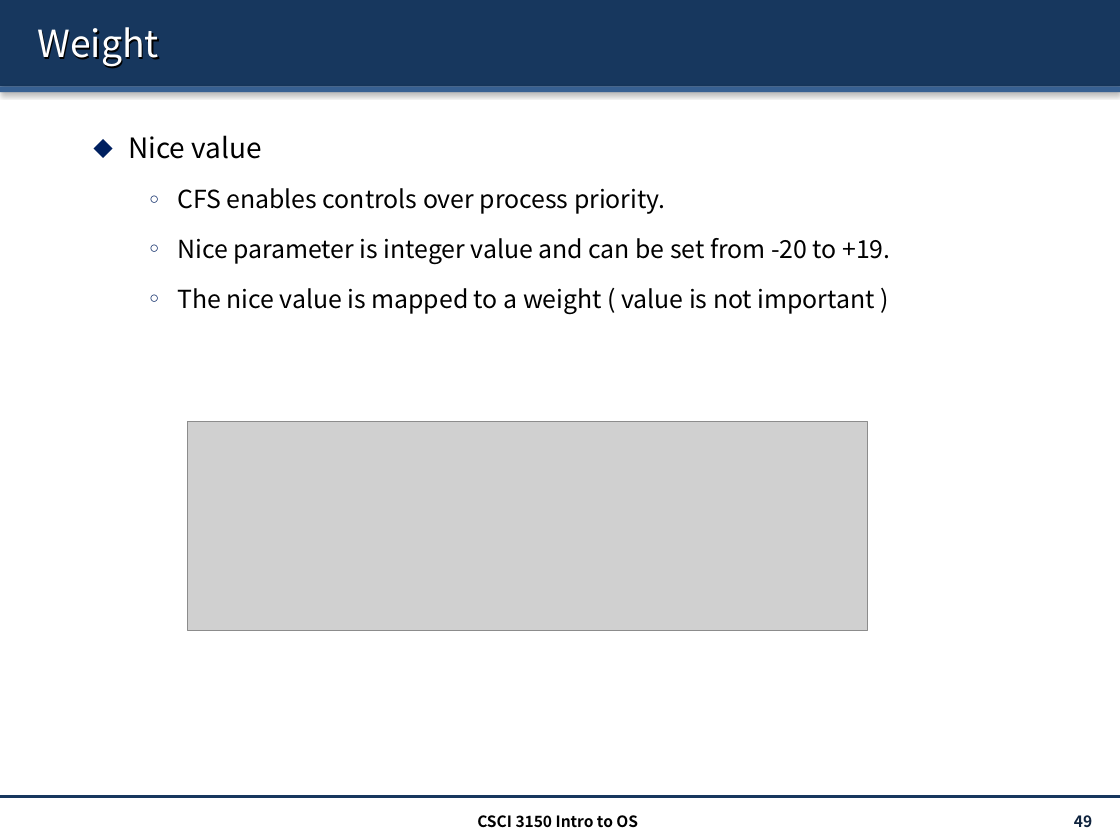
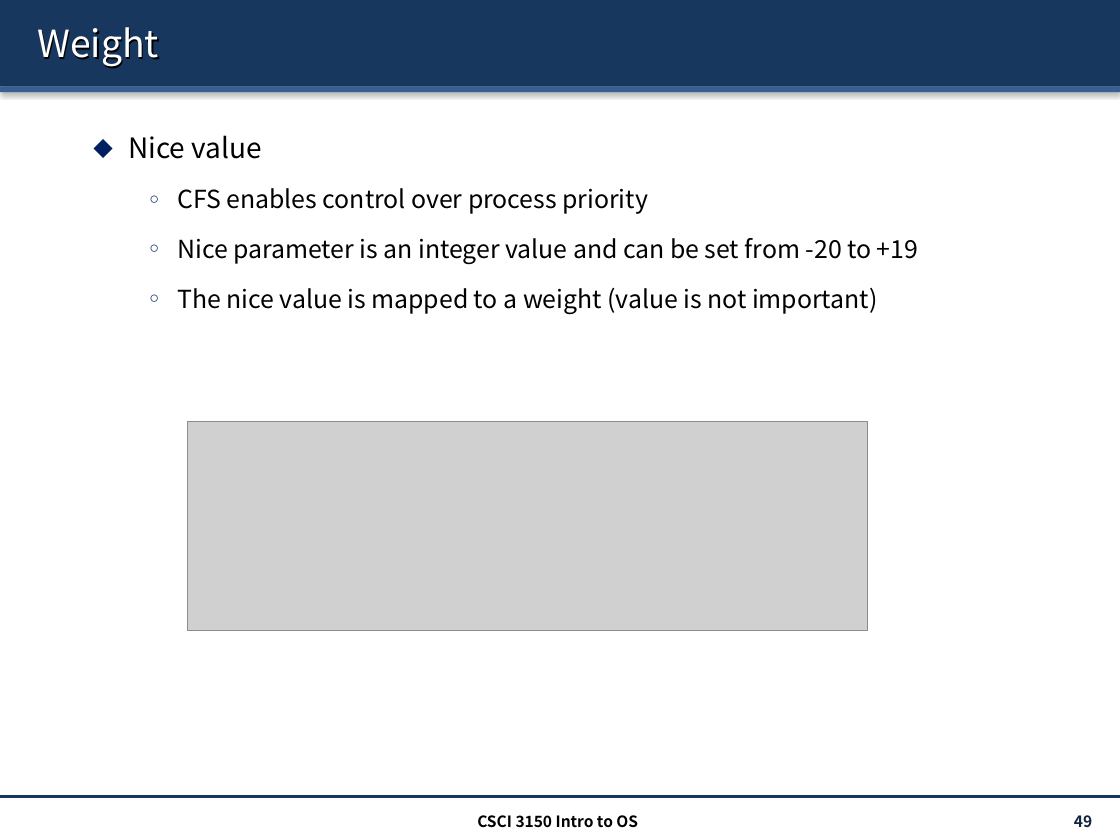
Before and after one commit to henryhxu/CSCI3150, a slide deck: slide 49 of lecture/lec9_sched.pptx. Drawn at 1120x840 pixels with LibreOffice and Linux fonts; fonts in the diff are those of the drawing; grey boxes stand for pictures. Boxes give left, top, right and bottom in pixels: in the first picture for what was removed or moved away, otherwise in the second. Text is boxed around its words. In the diff, an @@ line names an element or a change of style, - is before the commit and + after.

```diff
--- a/lecture/lec9_sched.pptx
+++ b/lecture/lec9_sched.pptx
@@ text at [177,188,918,314]: text changed @@
-    ○ CFS enables controls over process priority.
-    ○ Nice parameter is integer value and can be set from -20 to +19.
-    ○ The nice value is mapped to a weight ( value is not important )
+    ○ CFS enables control over process priority
+    ○ Nice parameter is an integer value and can be set from -20 to +19
+    ○ The nice value is mapped to a weight (value is not important)
```
Also in this commit, not shown: 18 other slides changed, 1 other file.
